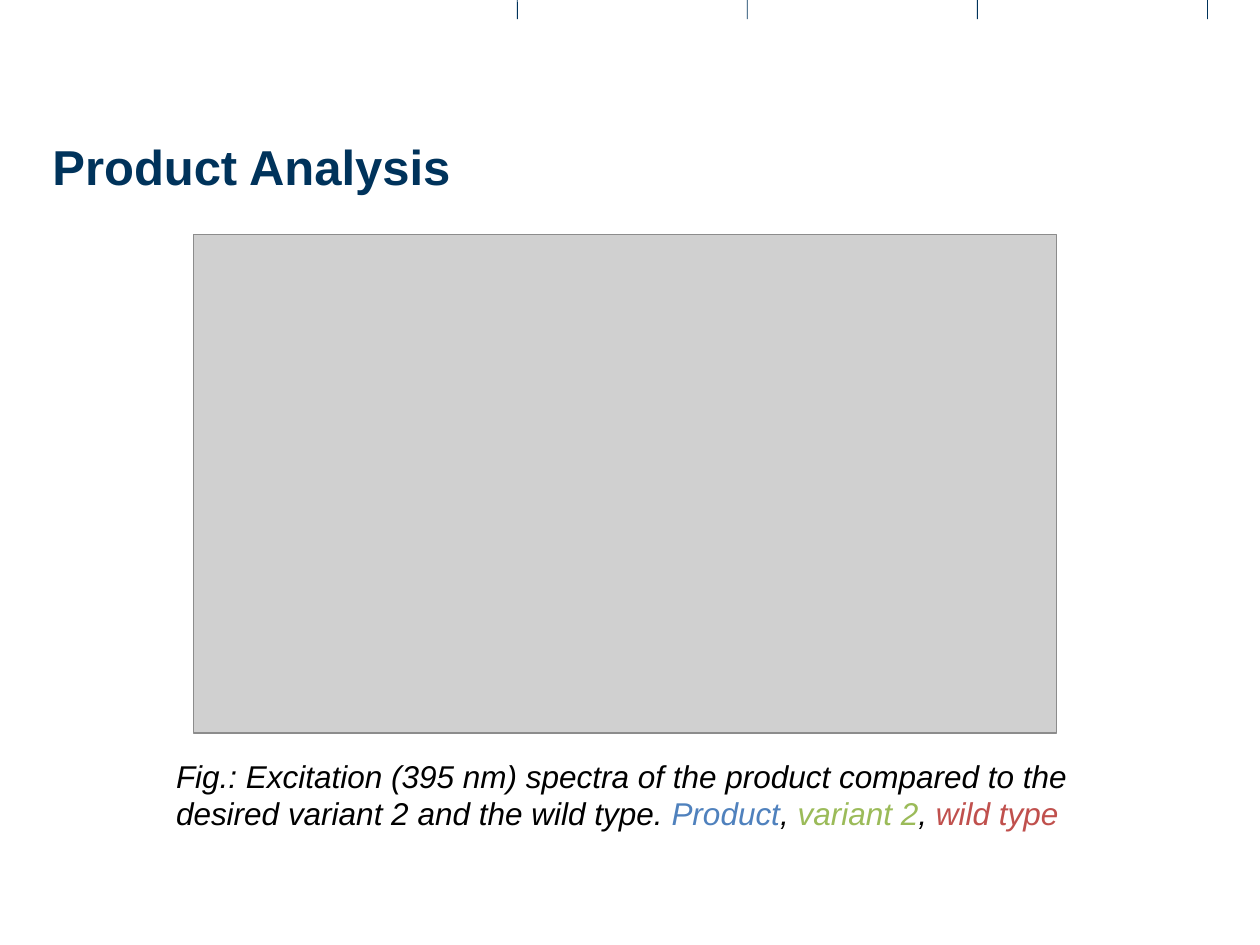
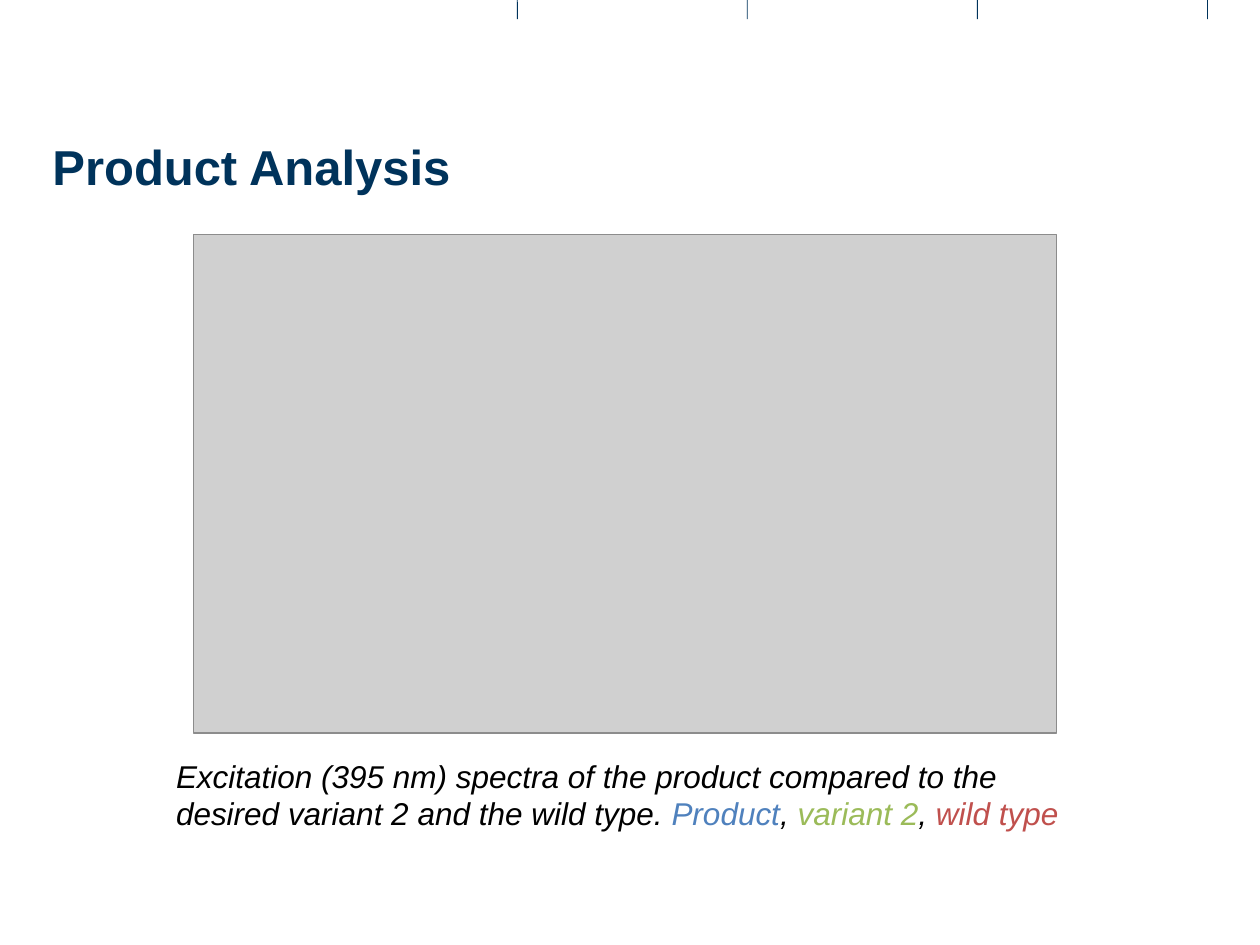
Before and after one commit to Pascal-Stucheli/Lab-Work, a slide deck: slide 11 of Presentation.pptx (slide 10 before the commit). Drawn at 1260x945 pixels with LibreOffice and Linux fonts; fonts in the diff are those of the drawing; grey boxes stand for pictures; background and template pictures are left out. Boxes give left, top, right and bottom in pixels: in the first picture for what was removed or moved away, otherwise in the second. Text is boxed around its words. In the diff, an @@ line names an element or a change of style, - is before the commit and + after.

```diff
--- a/Presentation.pptx
+++ b/Presentation.pptx
@@ text at [176, 765, 1059, 831]: text changed @@
-Fig.: Excitation (395 nm) spectra of the product compared to the desired variant 2 and the wild type. Product, variant 2, wild type
+Excitation (395 nm) spectra of the product compared to the desired variant 2 and the wild type. Product, variant 2, wild type
```
Also in this commit, not shown: 5 other slides changed, 2 slides added, 2 slides removed, 2 other files.
